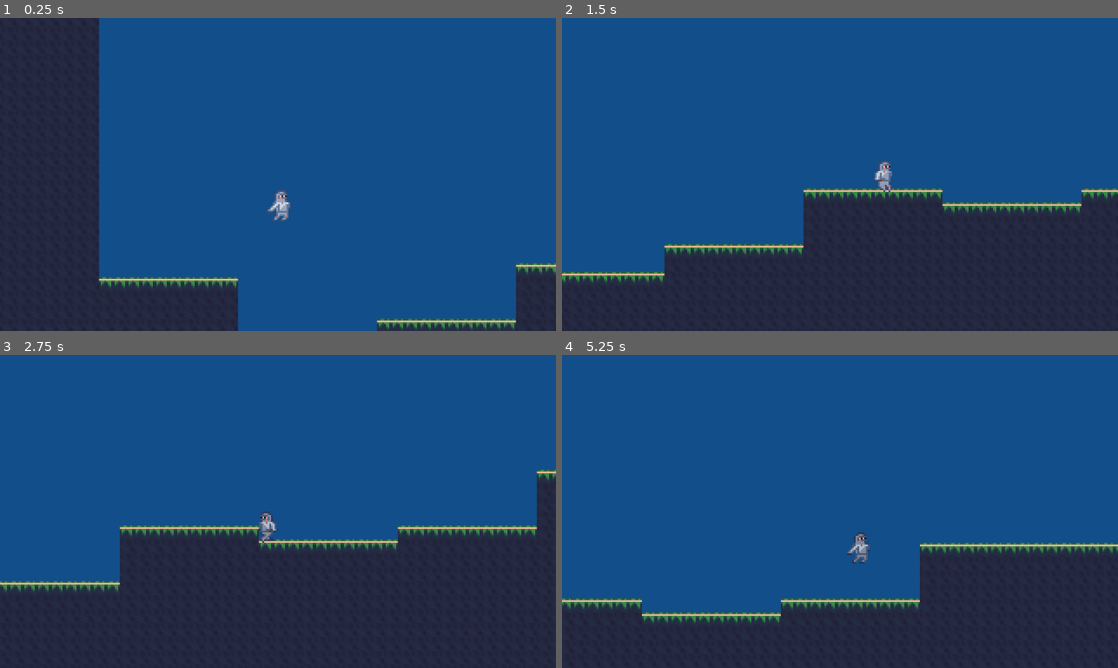
Above: before the commit, frames 1-4 (two rows, left to right).
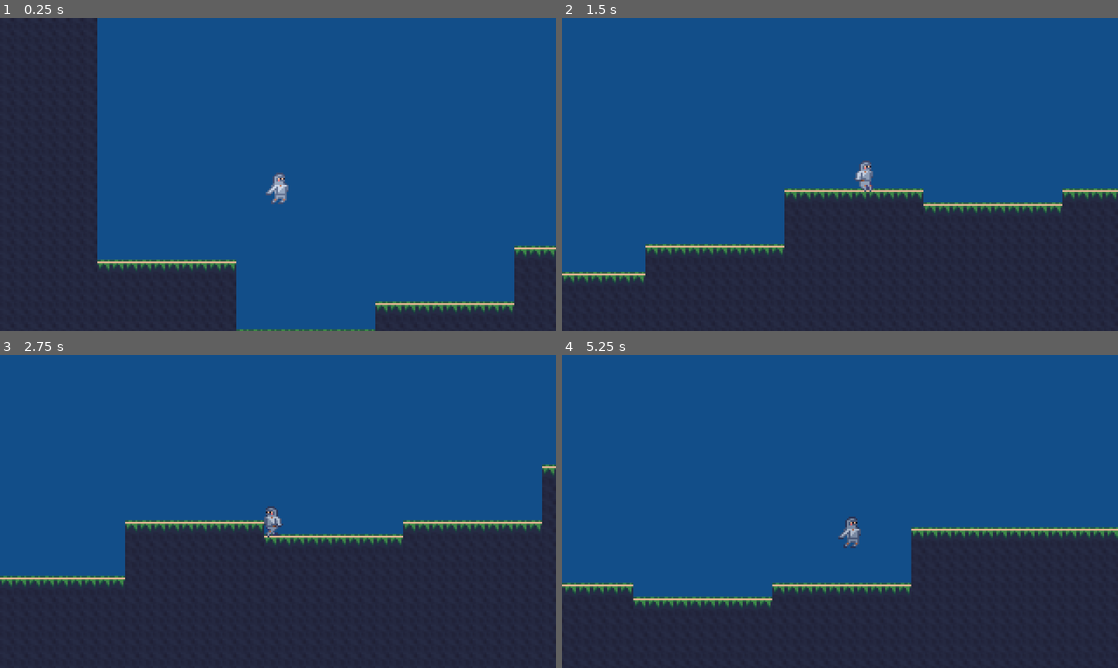
Above: after the commit, the same moments.

Repository: if25b180/risk-of-pain
Game: Godot game, scene res://scenes/levels/game.tscn
The game is run twice, just before and just after one commit, with the same random seed, the same clock (stepped at 60 frames per second) and the same inputs.
Inputs (mouse positions are in pixels of both pictures, inside the frame that each line leads up to):
- Up to frame 1 (0.25 s): no input
- Up to frame 2 (1.5 s): move the mouse to (962, 158) at 0.52 s; hold D (move_right) from 0.53 s (still down); tap Space (jump) at 0.77 s; move the mouse to (728, 190) at 1.27 s
- Up to frame 3 (2.75 s): tap Space (jump) at 1.52 s; move the mouse to (333, 442) at 2.02 s; release D (move_right) at 2.03 s; hold A (move_left) from 2.03 s (still down)
- Up to frame 4 (5.25 s): move the mouse to (812, 574) at 2.77 s; release A (move_left) at 2.78 s; hold D (move_right) 2.78-4.28 s; tap Space (jump) at 3.02, 3.77, 4.52 s; move the mouse to (1006, 558) at 3.52 s; move the mouse to (673, 464) at 4.27 s; hold A (move_left) 4.28-5.03 s; move the mouse to (867, 511) at 5.02 s; hold D (move_right) from 5.03 s (still down)

The runs differ from the first frame. In frame 1, 5.5% of the frame differs, in the area x 17-100%, y 0-100%; in frame 2, 3.1%; in frame 3, 4.5%; in frame 4, 8.3%, in the area x 0-100%, y 51-86%.

Commit message:
refactor: clean project structure

Diff:
--- /dev/null
+++ b/scenes/boss_spawner.tscn
@@ -0,0 +1,9 @@
+[gd_scene format=3 uid="uid://dajy2mhlmjfoj"]
+
+[ext_resource type="Texture2D" uid="uid://7fv5ar47y004" path="res://art/boss_spawner.png" id="1_2trd2"]
+
+[node name="BossSpawner" type="Node2D" unique_id=374738399]
+
+[node name="Sprite2D" type="Sprite2D" parent="." unique_id=1397585451]
+position = Vector2(0, -33)
+texture = ExtResource("1_2trd2")
--- a/scenes/duck.tscn
+++ b/scenes/duck.tscn
@@ -1,6 +1,6 @@
 [gd_scene format=3 uid="uid://cpers5gp5gjif"]
 
-[ext_resource type="Script" uid="uid://ddr44i72gnb5o" path="res://scenes/duck.gd" id="1_tils5"]
+[ext_resource type="Script" uid="uid://ddr44i72gnb5o" path="res://scripts/duck.gd" id="1_tils5"]
 [ext_resource type="Texture2D" uid="uid://c8eyp561kc7gb" path="res://art/duck.png" id="2_tils5"]
 
 [sub_resource type="Animation" id="Animation_ircvx"]
--- a/scenes/enemy.tscn
+++ b/scenes/enemy.tscn
@@ -1,6 +1,6 @@
 [gd_scene format=3 uid="uid://dcx1xdqyauqko"]
 
-[ext_resource type="Script" uid="uid://dw02bv2wxljs2" path="res://scenes/enemy.gd" id="1_7p1mj"]
+[ext_resource type="Script" uid="uid://dw02bv2wxljs2" path="res://scripts/enemy.gd" id="1_7p1mj"]
 
 [sub_resource type="RectangleShape2D" id="RectangleShape2D_8tegq"]
 
--- a/scenes/levels/game.tscn
+++ b/scenes/levels/game.tscn
@@ -5,9 +5,10 @@
 [ext_resource type="Texture2D" uid="uid://bdot5acjfjokp" path="res://art/tilesets/test_grass_tile.png" id="1_riktp"]
 [ext_resource type="Texture2D" uid="uid://e115dmb6kbnd" path="res://art/tsdest.png" id="2_61jgc"]
 [ext_resource type="PackedScene" uid="uid://c17kd3vgyjnyj" path="res://scenes/player.tscn" id="2_eqihu"]
-[ext_resource type="Script" uid="uid://6amtf8nu5iur" path="res://scenes/levels/procedual_world.gd" id="4_7rg7d"]
+[ext_resource type="Script" uid="uid://6amtf8nu5iur" path="res://scripts/procedual_world.gd" id="4_7rg7d"]
 [ext_resource type="PackedScene" uid="uid://cpers5gp5gjif" path="res://scenes/duck.tscn" id="7_7rg7d"]
-[ext_resource type="Script" uid="uid://x5e3tdafl70a" path="res://scenes/camera_2d.gd" id="8_xmnyv"]
+[ext_resource type="Script" uid="uid://x5e3tdafl70a" path="res://scripts/camera_2d.gd" id="8_xmnyv"]
+[ext_resource type="PackedScene" uid="uid://dajy2mhlmjfoj" path="res://scenes/boss_spawner.tscn" id="9_cx7qy"]
 
 [sub_resource type="TileSetAtlasSource" id="TileSetAtlasSource_limtx"]
 texture = ExtResource("1_a1osm")
@@ -167,7 +168,6 @@
 position_smoothing_speed = 60.0
 script = ExtResource("8_xmnyv")
 min_x = 100
-smooth_speed = 0.22
 player = NodePath("../Player")
 
 [node name="Duck" parent="." unique_id=127115235 instance=ExtResource("7_7rg7d")]
@@ -181,3 +181,5 @@
 position = Vector2(232, 14)
 scale = Vector2(2, 2)
 texture = ExtResource("2_61jgc")
+
+[node name="BossSpawner" parent="." unique_id=374738399 instance=ExtResource("9_cx7qy")]
--- a/scenes/player.tscn
+++ b/scenes/player.tscn
@@ -1,8 +1,8 @@
 [gd_scene format=3 uid="uid://c17kd3vgyjnyj"]
 
-[ext_resource type="Shader" uid="uid://byqtgkvcsf24o" path="res://scenes/player.gdshader" id="1_qhqgy"]
+[ext_resource type="Shader" uid="uid://byqtgkvcsf24o" path="res://shaders/player.gdshader" id="1_qhqgy"]
 [ext_resource type="Script" uid="uid://fh180bvfao1" path="res://scripts/player.gd" id="1_rggrj"]
-[ext_resource type="Texture2D" uid="uid://bg5vu5pqbto1g" path="res://Player/player_assets/p_spritesheet.png" id="2_g2els"]
+[ext_resource type="Texture2D" uid="uid://bg5vu5pqbto1g" path="res://art/player_assets/p_spritesheet.png" id="2_g2els"]
 [ext_resource type="AudioStream" uid="uid://dkkkcovw2ci07" path="res://sounds/SFX/Jump.wav" id="4_dqkch"]
 [ext_resource type="AudioStream" uid="uid://c3ql7saiskdki" path="res://sounds/SFX/walk.wav" id="5_qlg0r"]
 
--- a/scenes/camera_2d.gd
+++ b/scripts/camera_2d.gd
@@ -7,9 +7,6 @@
 @export var player: CharacterBody2D
 
 func _physics_process(_delta: float) -> void:
-	var mouse_x = get_global_mouse_position().x
-	var mouse_y = get_global_mouse_position().y
-
 	# Make camera follow player
 	global_position = \
 		lerp(global_position, player.global_position, smooth_speed) \
--- a/scenes/enemy.gd
+++ b/scripts/enemy.gd
@@ -3,3 +3,4 @@
 # TODO: implement
 
 func _ready():
+	pass
Binary file removed: Player/player_assets/slash.png
Not shown, removed: art/baum.png.import
Renamed: Player/player_assets/p_spritesheet.png -> art/player_assets/p_spritesheet.png
Not shown, changed: art/player_assets/p_spritesheet.png.import
Renamed: scenes/slash.png -> art/player_assets/slash.png
Not shown, changed: art/player_assets/slash.png.import
Renamed: art/baum.png -> art/tree.png
Not shown, changed: art/tree.png.import
Renamed: scenes/camera_2d.gd.uid -> scripts/camera_2d.gd.uid
Renamed: scenes/duck.gd -> scripts/duck.gd
Renamed: scenes/duck.gd.uid -> scripts/duck.gd.uid
Renamed: scenes/enemy.gd.uid -> scripts/enemy.gd.uid
(and 6 more such lines)
